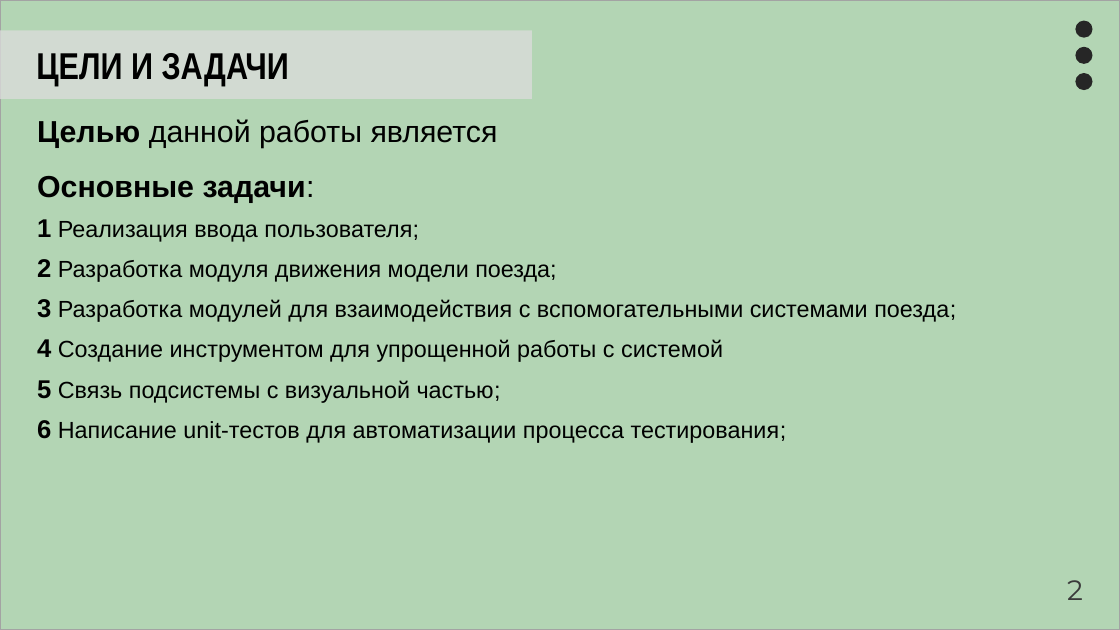
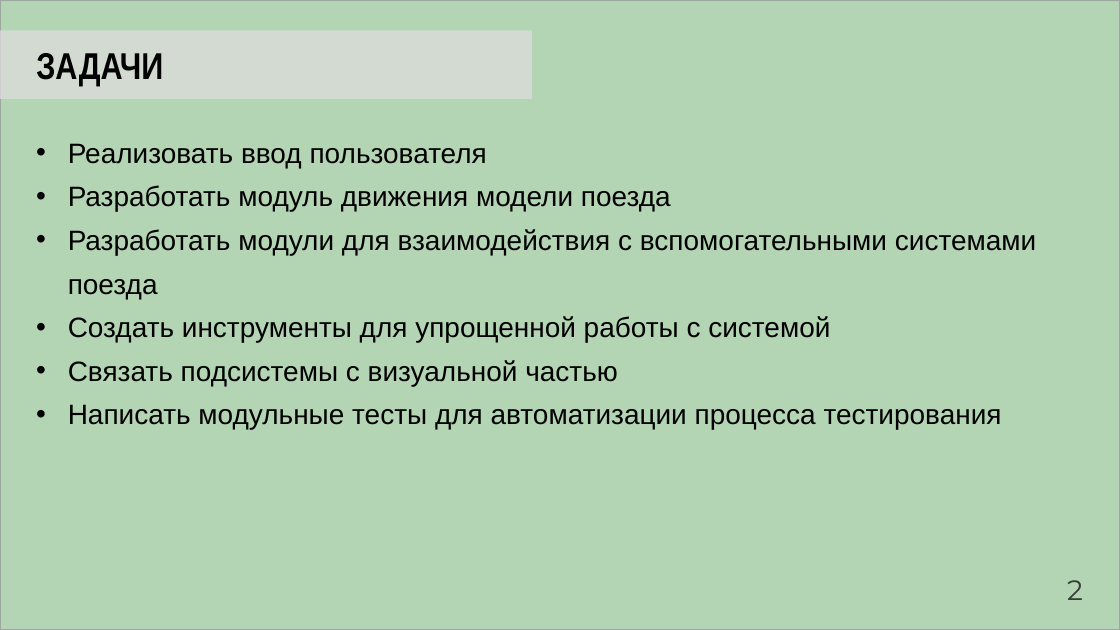
Before and after one commit to Artemor31/Files, a slide deck: slide 3 of Готовые части/NormPreza.pptx (slide 2 before the commit). Drawn at 1120x630 pixels with LibreOffice and Linux fonts; fonts in the diff are those of the drawing. Boxes give left, top, right and bottom in pixels: in the first picture for what was removed or moved away, otherwise in the second. Text is boxed around its words. In the diff, an @@ line names an element or a change of style, - is before the commit and + after.

Commit message:
zxc

```diff
--- a/Готовые части/NormPreza.pptx
+++ b/Готовые части/NormPreza.pptx
@@ ellipse removed at (1075, 20, 1092, 37) @@
@@ text at (36, 53, 163, 86): text changed @@
-ЦЕЛИ И ЗАДАЧИ
+ЗАДАЧИ
@@ ellipse removed at (1075, 47, 1092, 64) @@
@@ ellipse removed at (1075, 73, 1092, 90) @@
@@ text at (68, 143, 1036, 430): text changed; size 20 to 24 pt @@
-Целью данной работы является
-Основные задачи:
-1 Реализация ввода пользователя;
-2 Разработка модуля движения модели поезда;
-3 Разработка модулей для взаимодействия с вспомогательными системами поезда;
-4 Создание инструментом для упрощенной работы с системой
-5 Связь подсистемы с визуальной частью;
-6 Написание unit-тестов для автоматизации процесса тестирования;
+• Реализовать ввод пользователя
+• Разработать модуль движения модели поезда
+• Разработать модули для взаимодействия с вспомогательными системами поезда
+• Создать инструменты для упрощенной работы с системой
+• Связать подсистемы с визуальной частью
+• Написать модульные тесты для автоматизации процесса тестирования
```
Also in this commit, not shown: 11 other slides changed, 4 slides added, 1 slide removed.
